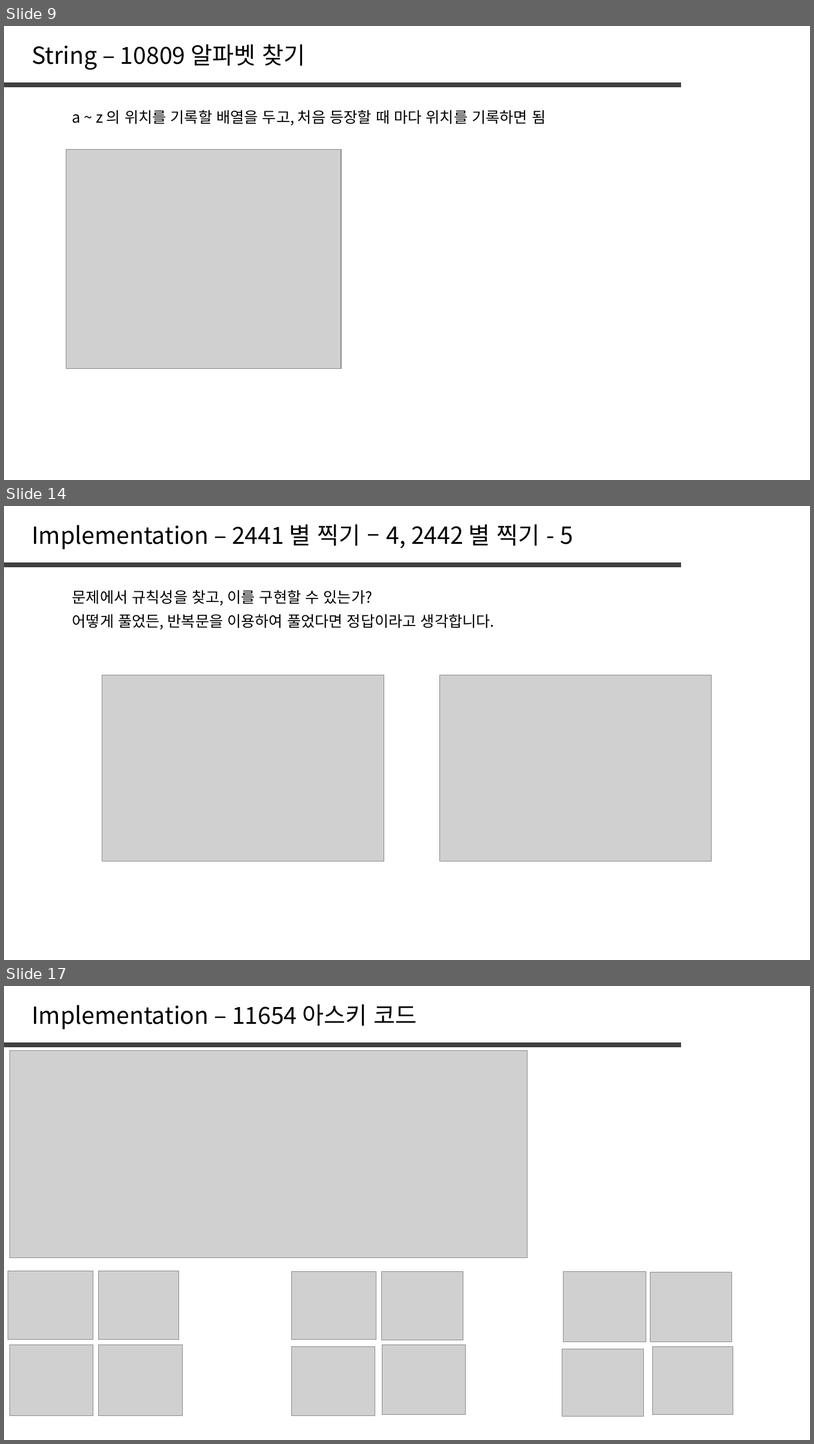
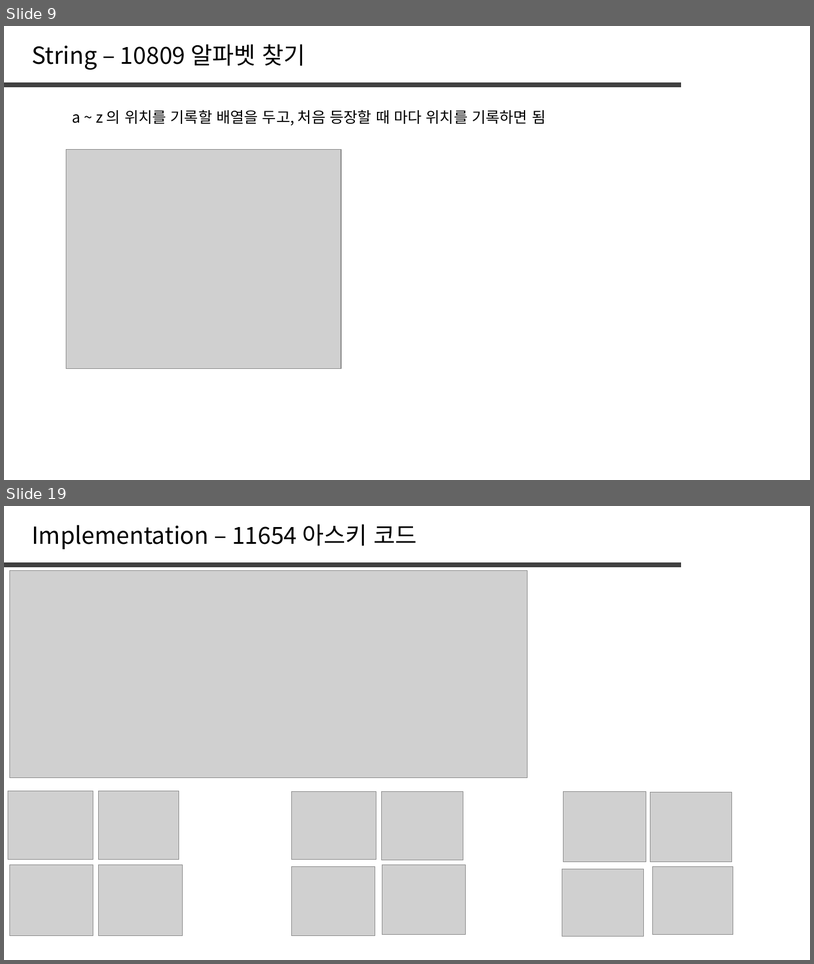
Before and after one commit to jaehoo1/PS-study, a slide deck: study/2_String.pptx. Shown one above the other, each under a label of ours: slides 9, 14 and 17 before the commit, slides 9 and 19 after it; the slides between them are not shown. The pictures are 814x1444 and 814x964 pixels, drawn with LibreOffice and Linux fonts; fonts in the diff are those of the drawing; grey boxes stand for pictures. Boxes give left, top, right and bottom in pixels: in the first picture for what was removed or moved away, otherwise in the second. Text is boxed around its words. In the diff, an @@ line names an element or a change of style, - is before the commit and + after.

```diff
--- a/study/2_String.pptx
+++ b/study/2_String.pptx
@@ slide 14 removed at <box>4,506,810,960</box>, background #FFFFFF @@
@@ text removed at <box>32,524,573,549</box> @@
-Implementation – 2441 별 찍기 – 4, 2442 별 찍기 - 5
@@ line removed from (4, 565) to (681, 565) @@
@@ text removed at <box>72,590,372,606</box> @@
-문제에서 규칙성을 찾고, 이를 구현할 수 있는가?
@@ text removed at <box>72,614,495,630</box> @@
-어떻게 풀었든, 반복문을 이용하여 풀었다면 정답이라고 생각합니다.
@@ picture removed at <box>102,675,384,861</box> @@
@@ picture removed at <box>440,675,712,861</box> @@
@@ what was slide 17 is now slide 19 @@
```
Also in this commit, not shown: 1 slide changed, 9 slides added, 6 other slides removed.
